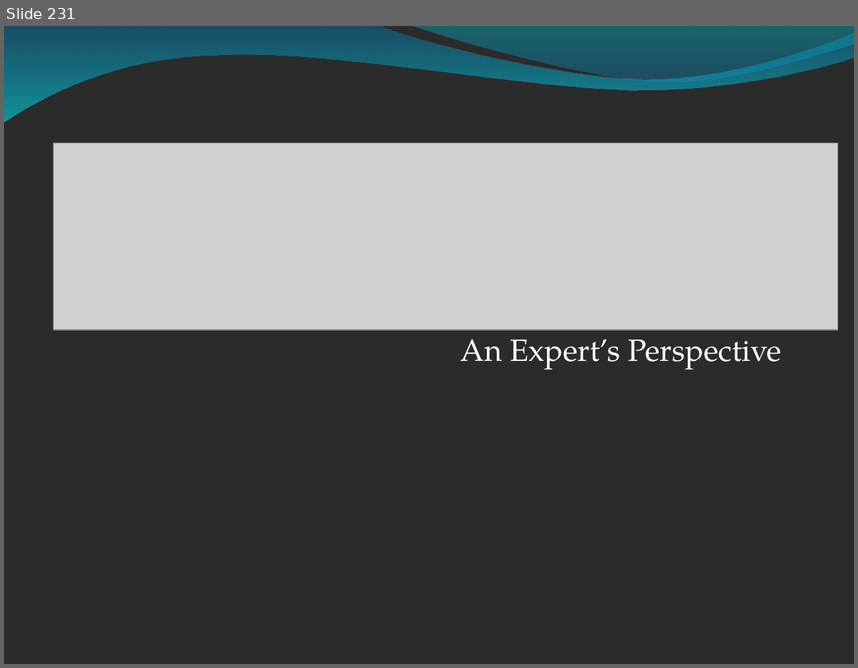
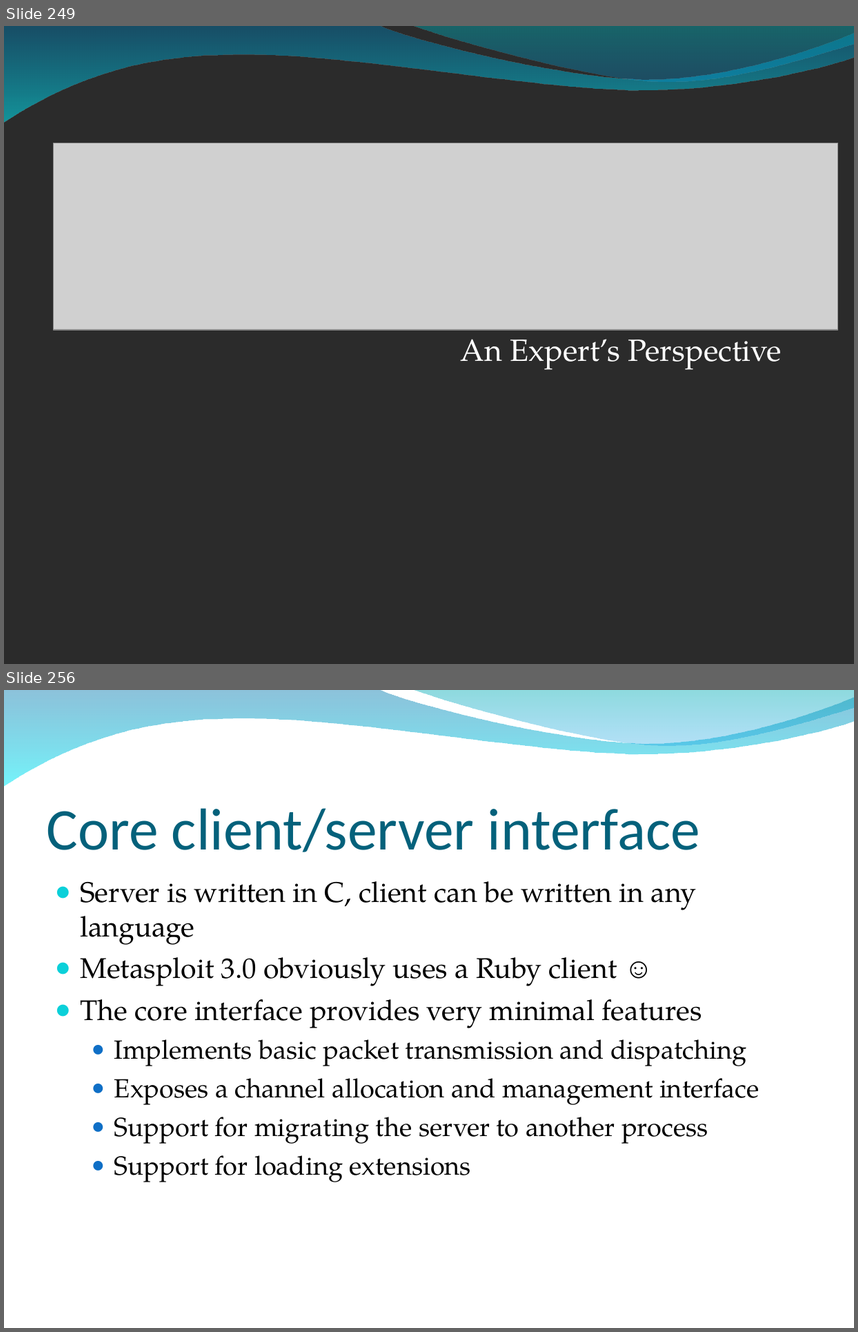
Before and after one commit to bedestall5/metasploit-framework, a slide deck: dev/materials/msf3_internals_training/slides/bh_training_deck.ppt. Shown one above the other, each under a label of ours: slide 231 before the commit, slides 249 and 256 after it; the slides between them are not shown. The pictures are 858x668 and 858x1332 pixels, drawn with LibreOffice and Linux fonts; fonts in the diff are those of the drawing; grey boxes stand for pictures; background and template pictures are left out; a plain dark background stands for a picture behind light text. Boxes give left, top, right and bottom in pixels: in the first picture for what was removed or moved away, otherwise in the second. Text is boxed around its words. In the diff, an @@ line names an element or a change of style, - is before the commit and + after.

```diff
--- a/dev/materials/msf3_internals_training/slides/bh_training_deck.ppt
+++ b/dev/materials/msf3_internals_training/slides/bh_training_deck.ppt
@@ slide 256 added at bbox=[4, 690, 854, 1328], background picture (left out); not listed: 2 template elements that a slide beside it also shows @@
@@ title added at bbox=[47, 808, 700, 852], 50 pt, text #04617B @@
+Core client/server interface
@@ text added at bbox=[80, 881, 760, 1182], 22.2 pt, text #000000 @@
+● Server is written in C, client can be written in any language
+● Metasploit 3.0 obviously uses a Ruby client ☺
+● The core interface provides very minimal features
+  ● Implements basic packet transmission and dispatching
+  ● Exposes a channel allocation and management interface
+  ● Support for migrating the server to another process
+  ● Support for loading extensions
@@ what was slide 231 is now slide 249 @@
```
Also in this commit, not shown: 60 other slides added.
